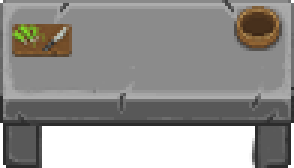
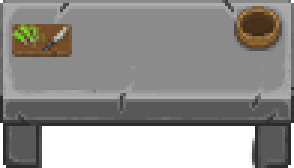
Two versions of the same layered image (294x168). Layer-by-layer changes:
added layer "Layer 3" above "Layer 2" over box(249, 135, 258, 168)
